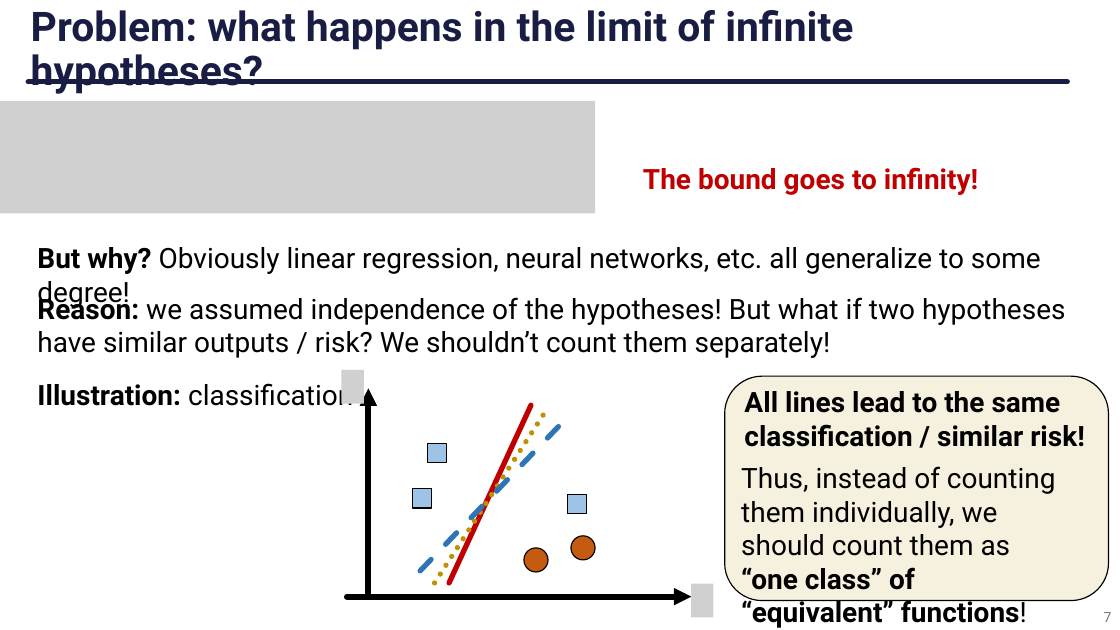
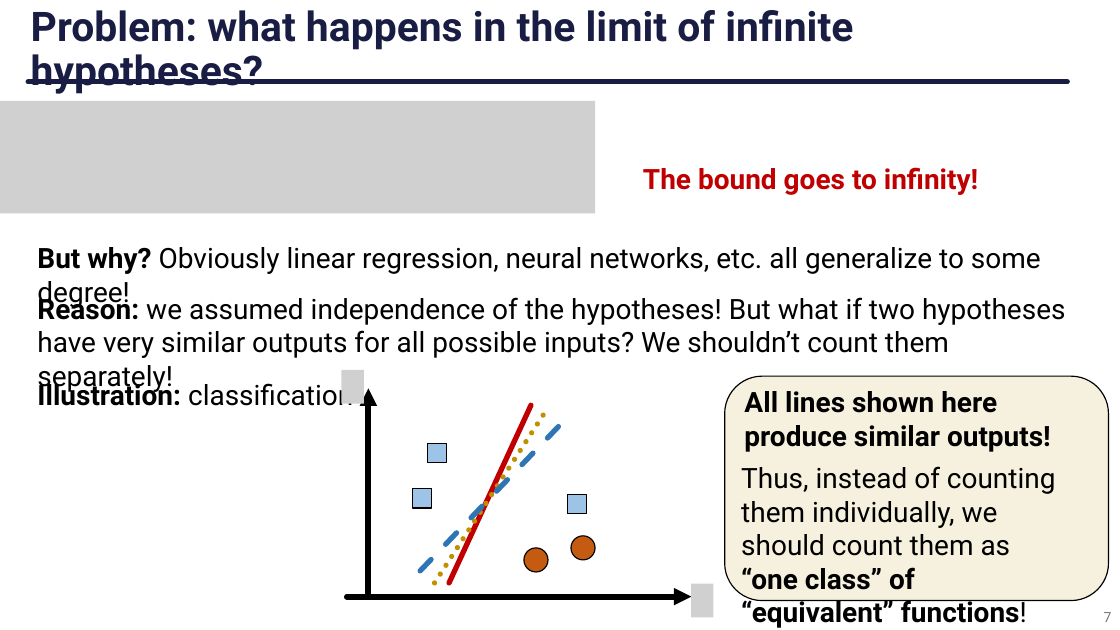
Before and after one commit to dodo47/Mathematics-of-Data-Science-2025, a slide deck: slide 7 of 6 - Generalization Bounds/Slides.pptx. Drawn at 1120x630 pixels with LibreOffice and Linux fonts; fonts in the diff are those of the drawing; grey boxes stand for pictures. Boxes give left, top, right and bottom in pixels: in the first picture for what was removed or moved away, otherwise in the second. Text is boxed around its words. In the diff, an @@ line names an element or a change of style, - is before the commit and + after.

```diff
--- a/6 - Generalization Bounds/Slides.pptx
+++ b/6 - Generalization Bounds/Slides.pptx
@@ text at (x1=37, y1=293, x2=1065, y2=358): text changed @@
-Reason: we assumed independence of the hypotheses! But what if two hypotheses have similar outputs / risk? We shouldn’t count them separately!
+Reason: we assumed independence of the hypotheses! But what if two hypotheses have very similar outputs for all possible inputs? We shouldn’t count them separately!
@@ text at (x1=744, y1=391, x2=1051, y2=452): text changed @@
-All lines lead to the same classification / similar risk!
+All lines shown here produce similar outputs!
```
Also in this commit, not shown: 1 other file.
